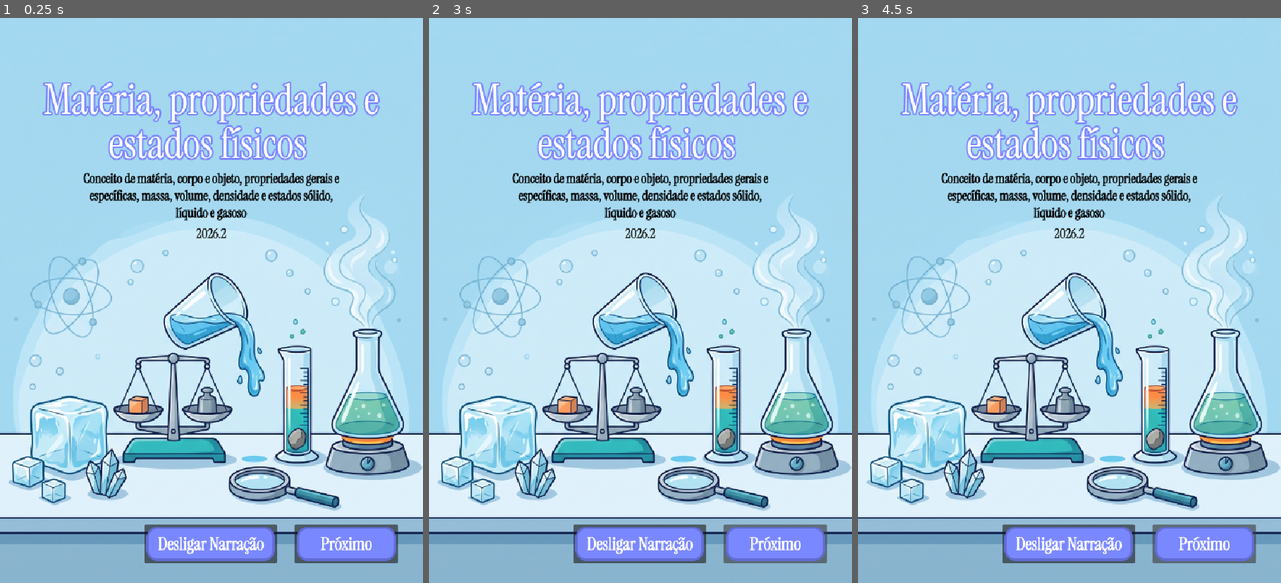
Above: before the commit, frames 1-3 (left to right).
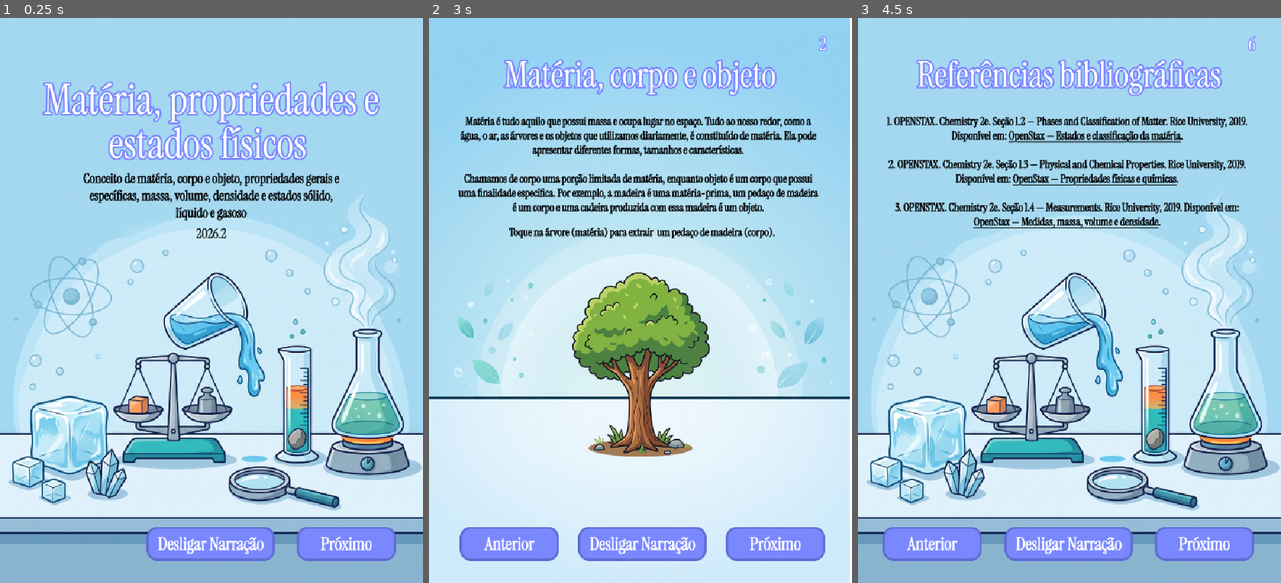
Above: after the commit, the same moments.

Repository: mota-pedro/projeto-comp-grafica
Game: Godot game, scene res://Capa/capa.tscn
The game is run twice, just before and just after one commit, with the same random seed, the same clock (stepped at 60 frames per second) and the same inputs.
Inputs (mouse positions are in pixels of both pictures, inside the frame that each line leads up to):
- Up to frame 1 (0.25 s): no input
- Up to frame 2 (3 s): click (775, 543) at 0.5 s; click (509, 543) at 1.27 s; click (640, 543) at 2 s; click (775, 543) at 2.75 s
- Up to frame 3 (4.5 s): click (1069, 543) at 3.5 s; click (1204, 543) at 4.25 s

The runs differ from the first frame. In frame 1, 0.7% of the frame differs, in the area x 34-95%, y 89-97%; in frame 2, 42%, in the area x 0-100%, y 0-100%; in frame 3, 14%.

Commit message:
feat: pagina 2 funcional e navegação

Diff:
--- /dev/null
+++ b/Capa/capa.gd
@@ -0,0 +1,4 @@
+extends Node2D
+
+func _ready() -> void:
+	$"Button Proximo".pressed.connect(func(): get_tree().change_scene_to_file("res://Pagina02/pagina02.tscn"))
--- a/Capa/capa.tscn
+++ b/Capa/capa.tscn
@@ -3,8 +3,10 @@
 [ext_resource type="Texture2D" uid="uid://cesof8f37i56w" path="res://Assets/Capa.png" id="1_846uo"]
 [ext_resource type="Texture2D" uid="uid://55ytkqj7in3v" path="res://Assets/Botão Proximo.png" id="2_0jj7y"]
 [ext_resource type="Texture2D" uid="uid://bv7ly1ca510sl" path="res://Assets/Botão Narração.png" id="3_m01uj"]
+[ext_resource type="Script" path="res://Capa/capa.gd" id="4_script"]
 
 [node name="Node2D" type="Node2D" unique_id=292983501]
+script = ExtResource("4_script")
 
 [node name="Background" type="Sprite2D" parent="." unique_id=2043208595]
 position = Vector2(384, 512)
@@ -16,6 +18,7 @@
 offset_right = 723.0
 offset_bottom = 988.0
 icon = ExtResource("2_0jj7y")
+flat = true
 
 [node name="Button Narração" type="Button" parent="." unique_id=1498048385]
 offset_left = 262.0
@@ -23,3 +26,4 @@
 offset_right = 503.0
 offset_bottom = 988.0
 icon = ExtResource("3_m01uj")
+flat = true
--- /dev/null
+++ b/Contracapa/contracapa.gd
@@ -0,0 +1,5 @@
+extends Node2D
+
+func _ready() -> void:
+	$"Button Anterior".pressed.connect(func(): get_tree().change_scene_to_file("res://Referencias/referencias.tscn"))
+	$"Button Inicio".pressed.connect(func(): get_tree().change_scene_to_file("res://Capa/capa.tscn"))
--- a/Contracapa/contracapa.tscn
+++ b/Contracapa/contracapa.tscn
@@ -4,8 +4,10 @@
 [ext_resource type="Texture2D" uid="uid://bv7ly1ca510sl" path="res://Assets/Botão Narração.png" id="2_f1pei"]
 [ext_resource type="Texture2D" uid="uid://dxneofoucfejq" path="res://Assets/Botão Inicio.png" id="3_bpxar"]
 [ext_resource type="Texture2D" uid="uid://bge2ilavd16ck" path="res://Assets/Botão Anterior.png" id="4_bpxar"]
+[ext_resource type="Script" path="res://Contracapa/contracapa.gd" id="5_script"]
 
 [node name="Contracapa" type="Node2D" unique_id=1388116953]
+script = ExtResource("5_script")
 
 [node name="Sprite2D" type="Sprite2D" parent="." unique_id=282299289]
 position = Vector2(384, 512)
@@ -17,6 +19,7 @@
 offset_right = 503.0
 offset_bottom = 988.0
 icon = ExtResource("2_f1pei")
+flat = true
 
 [node name="Button Inicio" type="Button" parent="." unique_id=1005355976]
 offset_left = 535.0
@@ -24,6 +27,7 @@
 offset_right = 723.0
 offset_bottom = 988.0
 icon = ExtResource("3_bpxar")
+flat = true
 
 [node name="Button Anterior" type="Button" parent="." unique_id=842267812]
 offset_left = 41.0
@@ -31,3 +35,4 @@
 offset_right = 229.0
 offset_bottom = 988.0
 icon = ExtResource("4_bpxar")
+flat = true
--- /dev/null
+++ b/Pagina02/pagina02.gd
@@ -0,0 +1,56 @@
+extends Node2D
+
+const BACKGROUNDS := [
+	preload("res://Assets/Pagina 2  - Estado 1.png"),
+	preload("res://Assets/Pagina 2  - Estado 2.png"),
+	preload("res://Assets/Pagina 2  - Estado 3.png"),
+]
+const OBJECTS := [
+	preload("res://Assets/arvore.png"),
+	preload("res://Assets/madeira.png"),
+	preload("res://Assets/cadeira.png"),
+]
+
+var state := 0
+var transitioning := false
+
+func _ready() -> void:
+	$"Button Anterior".pressed.connect(func(): get_tree().change_scene_to_file("res://Capa/capa.tscn"))
+	$"Button Proximo".pressed.connect(func(): get_tree().change_scene_to_file("res://Referencias/referencias.tscn"))
+	$Object.input_event.connect(_on_object_input_event)
+	_show_state(0, false)
+
+func _on_object_input_event(_viewport: Node, event: InputEvent, _shape_idx: int) -> void:
+	if event is InputEventMouseButton and event.pressed and event.button_index == MOUSE_BUTTON_LEFT:
+		_advance_state()
+	elif event is InputEventScreenTouch and event.pressed:
+		_advance_state()
+
+func _advance_state() -> void:
+	if transitioning:
+		return
+	transitioning = true
+	var sprite: Sprite2D = $Object/Sprite
+	var tween := create_tween()
+	tween.set_parallel(true)
+	tween.tween_property(sprite, "scale", Vector2.ZERO, 0.22).set_trans(Tween.TRANS_BACK).set_ease(Tween.EASE_IN)
+	tween.tween_property(sprite, "modulate:a", 0.0, 0.18)
+	tween.chain().tween_callback(func(): _show_state((state + 1) % 3, true))
+
+func _show_state(next_state: int, animate_in: bool) -> void:
+	state = next_state
+	$Background.texture = BACKGROUNDS[state]
+	$Object.position = Vector2(384, 620 if state != 2 else 650)
+	var sprite: Sprite2D = $Object/Sprite
+	sprite.texture = OBJECTS[state]
+	sprite.position = Vector2.ZERO
+	sprite.scale = Vector2.ZERO if animate_in else Vector2.ONE
+	sprite.modulate.a = 0.0 if animate_in else 1.0
+	if animate_in:
+		var tween := create_tween()
+		tween.set_parallel(true)
+		tween.tween_property(sprite, "scale", Vector2.ONE, 0.35).set_trans(Tween.TRANS_BACK).set_ease(Tween.EASE_OUT)
+		tween.tween_property(sprite, "modulate:a", 1.0, 0.25)
+		tween.chain().tween_callback(func(): transitioning = false)
+	else:
+		transitioning = false
--- /dev/null
+++ b/Pagina02/pagina02.tscn
@@ -0,0 +1,52 @@
+[gd_scene format=3 uid="uid://mhi5vw6bllu0"]
+
+[ext_resource type="Texture2D" uid="uid://bhkndxxpkttv" path="res://Assets/Pagina 2  - Estado 1.png" id="1_bg"]
+[ext_resource type="Texture2D" uid="uid://biregobelkf58" path="res://Assets/arvore.png" id="2_tree"]
+[ext_resource type="Texture2D" uid="uid://bge2ilavd16ck" path="res://Assets/Botão Anterior.png" id="3_prev"]
+[ext_resource type="Texture2D" uid="uid://bv7ly1ca510sl" path="res://Assets/Botão Narração.png" id="4_narr"]
+[ext_resource type="Texture2D" uid="uid://55ytkqj7in3v" path="res://Assets/Botão Proximo.png" id="5_next"]
+[ext_resource type="Script" uid="uid://haxasngm527w" path="res://Pagina02/pagina02.gd" id="6_script"]
+
+[sub_resource type="CircleShape2D" id="CircleShape_object"]
+radius = 185.0
+
+[node name="Pagina02" type="Node2D" unique_id=836850329]
+script = ExtResource("6_script")
+
+[node name="Background" type="Sprite2D" parent="." unique_id=1058442068]
+position = Vector2(384, 512)
+texture = ExtResource("1_bg")
+
+[node name="Object" type="Area2D" parent="." unique_id=410213000]
+position = Vector2(384, 620)
+collision_mask = 0
+
+[node name="Sprite" type="Sprite2D" parent="Object" unique_id=1925134709]
+texture = ExtResource("2_tree")
+
+[node name="CollisionShape2D" type="CollisionShape2D" parent="Object" unique_id=1538819203]
+shape = SubResource("CircleShape_object")
+
+[node name="Button Anterior" type="Button" parent="." unique_id=2018668490]
+offset_left = 52.0
+offset_top = 918.0
+offset_right = 232.0
+offset_bottom = 980.0
+icon = ExtResource("3_prev")
+flat = true
+
+[node name="Button Narração" type="Button" parent="." unique_id=2119156374]
+offset_left = 267.0
+offset_top = 918.0
+offset_right = 500.0
+offset_bottom = 980.0
+icon = ExtResource("4_narr")
+flat = true
+
+[node name="Button Proximo" type="Button" parent="." unique_id=628584726]
+offset_left = 535.0
+offset_top = 918.0
+offset_right = 715.0
+offset_bottom = 980.0
+icon = ExtResource("5_next")
+flat = true
--- /dev/null
+++ b/Referencias/referencias.gd
@@ -0,0 +1,5 @@
+extends Node2D
+
+func _ready() -> void:
+	$"Button Anterior".pressed.connect(func(): get_tree().change_scene_to_file("res://Pagina02/pagina02.tscn"))
+	$"Button Proximo".pressed.connect(func(): get_tree().change_scene_to_file("res://Contracapa/contracapa.tscn"))
--- a/Referencias/referencias.tscn
+++ b/Referencias/referencias.tscn
@@ -4,8 +4,10 @@
 [ext_resource type="Texture2D" uid="uid://bv7ly1ca510sl" path="res://Assets/Botão Narração.png" id="2_k7lr8"]
 [ext_resource type="Texture2D" uid="uid://bge2ilavd16ck" path="res://Assets/Botão Anterior.png" id="3_vrsaf"]
 [ext_resource type="Texture2D" uid="uid://55ytkqj7in3v" path="res://Assets/Botão Proximo.png" id="4_xw6im"]
+[ext_resource type="Script" path="res://Referencias/referencias.gd" id="5_script"]
 
 [node name="Referencias" type="Node2D" unique_id=2052332422]
+script = ExtResource("5_script")
 
 [node name="Sprite2D" type="Sprite2D" parent="." unique_id=807352517]
 position = Vector2(384, 512)
@@ -17,6 +19,7 @@
 offset_right = 503.0
 offset_bottom = 988.0
 icon = ExtResource("2_k7lr8")
+flat = true
 
 [node name="Button Anterior" type="Button" parent="." unique_id=2022724287]
 offset_left = 41.0
@@ -24,6 +27,7 @@
 offset_right = 229.0
 offset_bottom = 988.0
 icon = ExtResource("3_vrsaf")
+flat = true
 
 [node name="Button Proximo" type="Button" parent="." unique_id=1648370912]
 offset_left = 535.0
@@ -31,3 +35,4 @@
 offset_right = 723.0
 offset_bottom = 988.0
 icon = ExtResource("4_xw6im")
+flat = true
Not shown, added: Capa/capa.gd.uid
Not shown, added: Contracapa/contracapa.gd.uid
Not shown, added: Pagina02/pagina02.gd.uid
Not shown, added: Referencias/referencias.gd.uid
